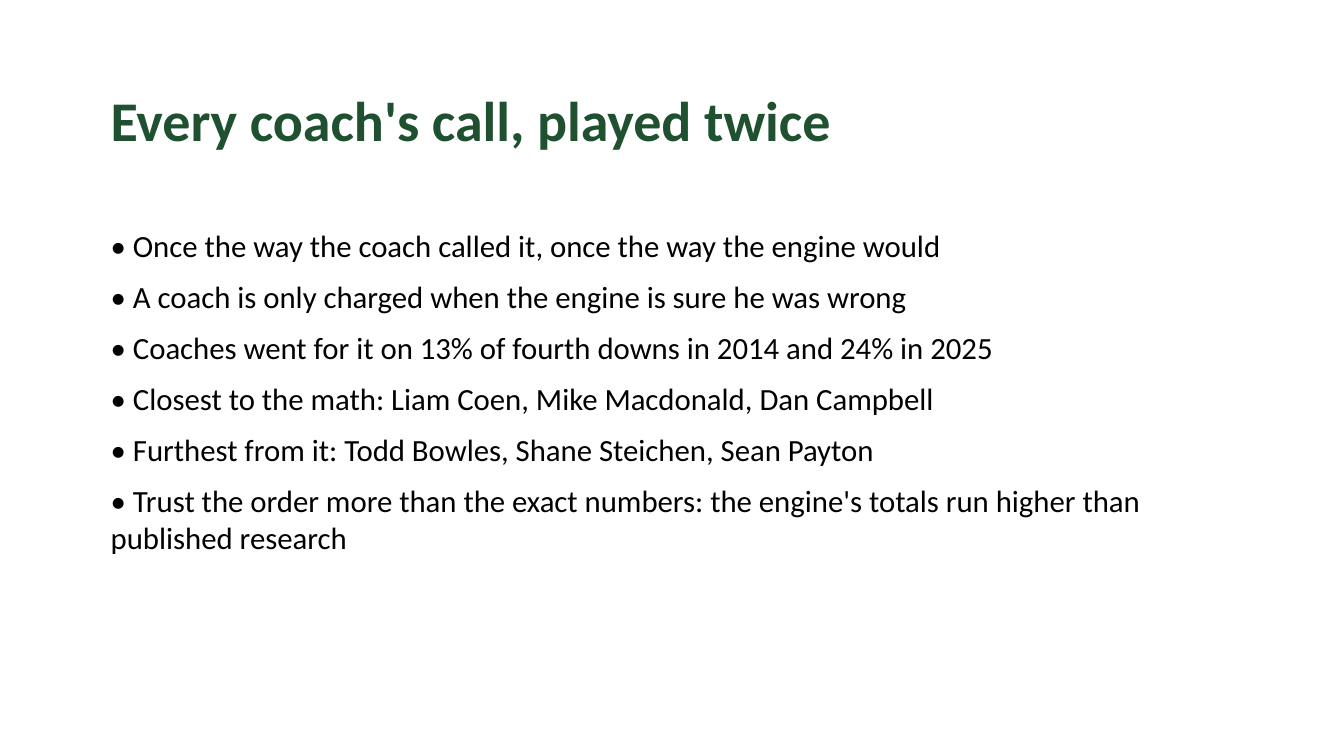
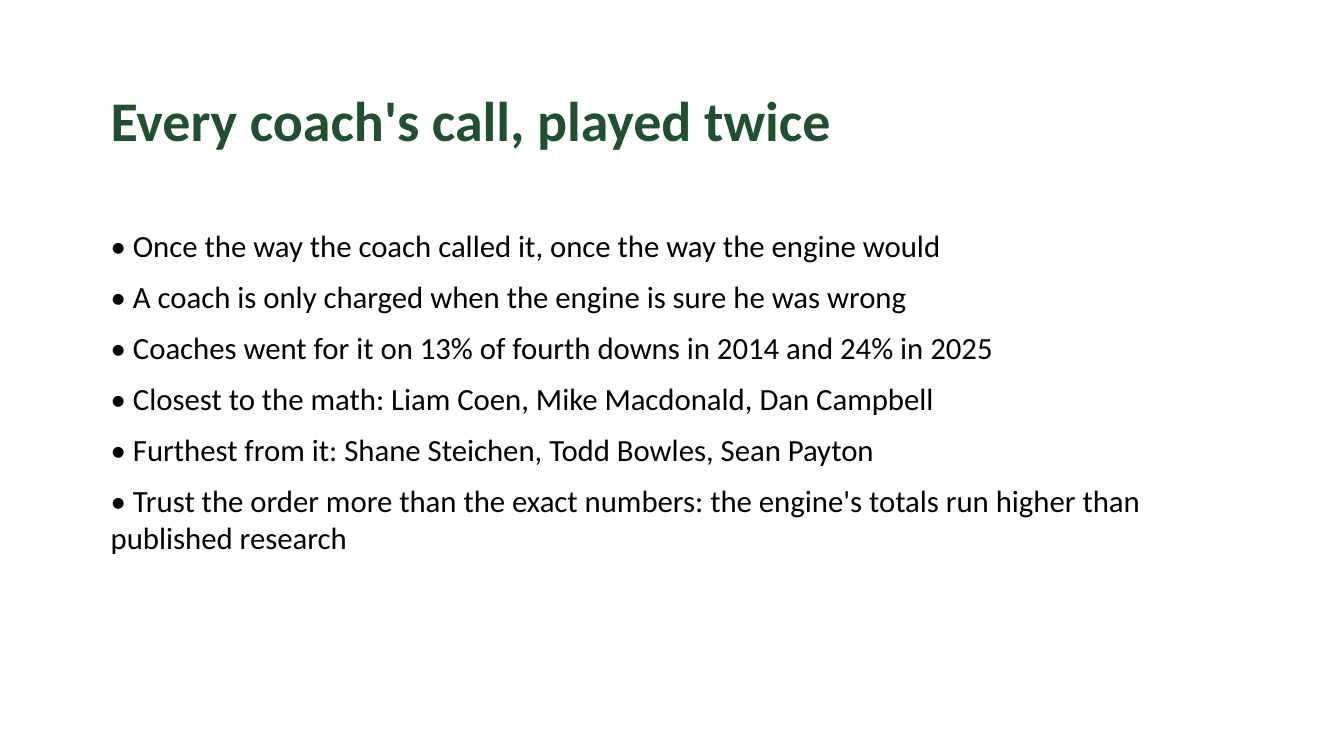
Before and after one commit to willhoop/fourth-down, a slide deck: slide 8 of docs/fourth-down-deck.pptx. Drawn at 1344x756 pixels with LibreOffice and Linux fonts; fonts in the diff are those of the drawing. Boxes give left, top, right and bottom in pixels: in the first picture for what was removed or moved away, otherwise in the second. Text is boxed around its words. In the diff, an @@ line names an element or a change of style, - is before the commit and + after.

```diff
--- a/docs/fourth-down-deck.pptx
+++ b/docs/fourth-down-deck.pptx
@@ text at (133,439,874,466): text changed @@
-• Furthest from it: Todd Bowles, Shane Steichen, Sean Payton
+• Furthest from it: Shane Steichen, Todd Bowles, Sean Payton
```
Also in this commit, not shown: 1 other slide changed, 50 other files.
